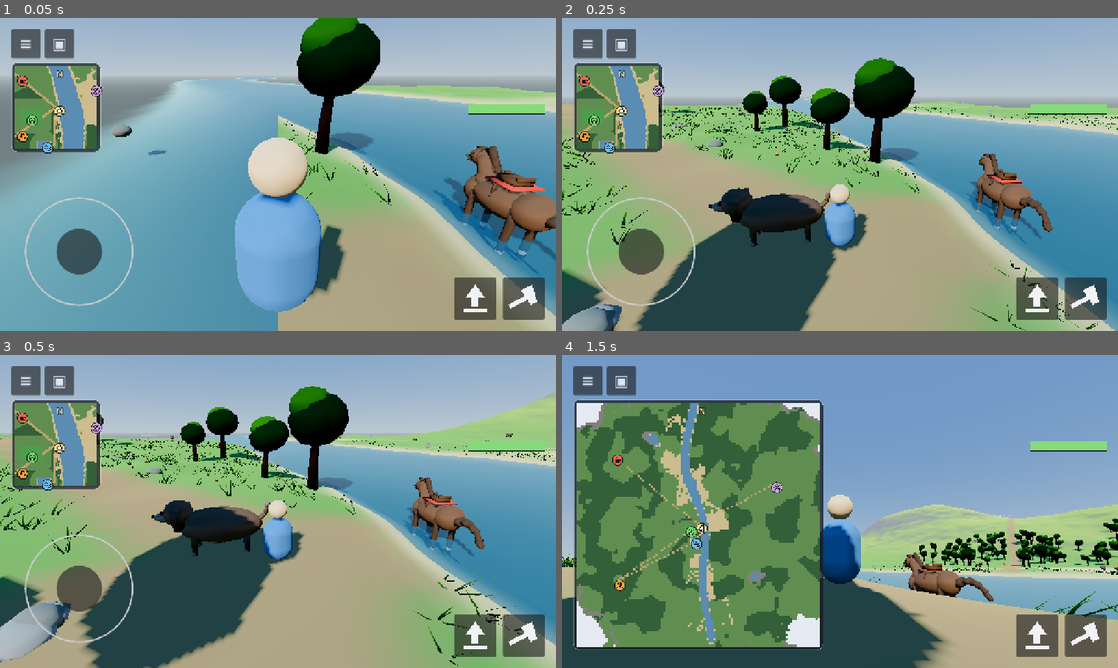
Above: before the commit, frames 1-4 (two rows, left to right).
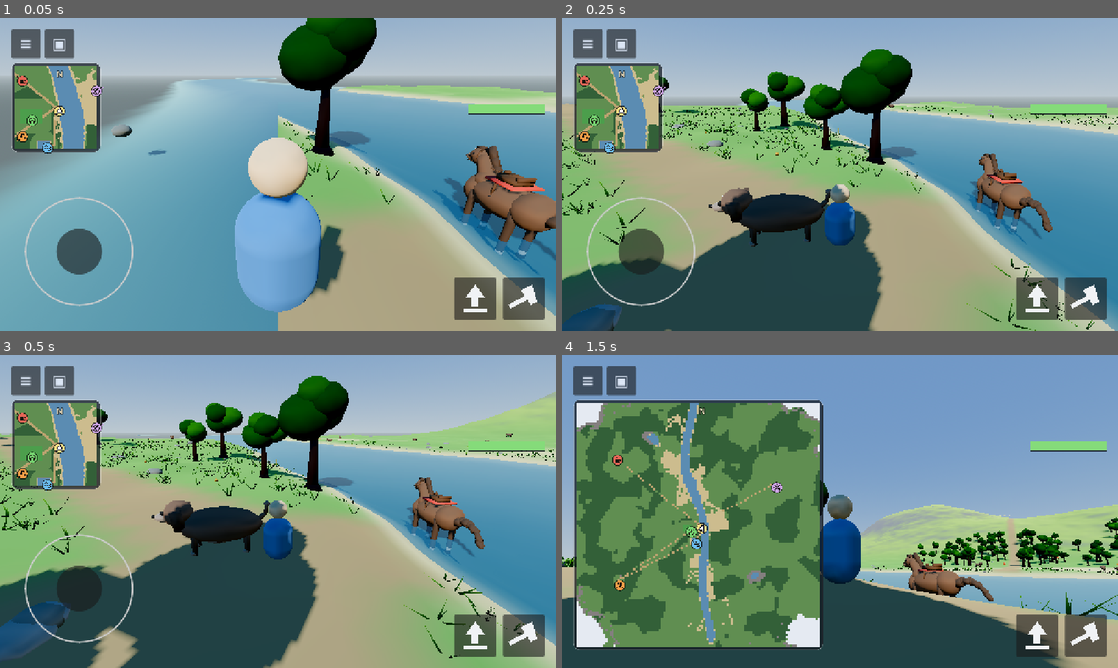
Above: after the commit, the same moments.

Repository: kabartay/aava
Game: Godot game, scene res://main.tscn
Same seed, same stepped clock (60 frames per second), same inputs: the game is played once before the commit and once after it.
Inputs (mouse positions are in pixels of both pictures, inside the frame that each line leads up to):
- Up to frame 1 (0.05 s): no input
- Up to frame 2 (0.25 s): no input
- Up to frame 3 (0.5 s): no input
- Up to frame 4 (1.5 s): tap Enter at 0.5 s; drag from (840, 511) to (895, 442) at 0.52 s; drag from (617, 445) to (812, 574) at 1.27 s

The runs differ from the first frame. In frame 1, 2.8% of the frame differs, in the area x 50-71%, y 0-60%; in frame 2, 12%; in frame 3, 16%, in the area x 0-100%, y 6-100%; in frame 4, 6.7%.

Commit message:
Steady the trees, build them properly, and let the snow lie where it would
The trees swayed some thirty degrees. The bend was
`pow(metres_above_the_root, stiffness)`, so a six-metre crown swung a metre
and a half either way — grass and trees share one shader, and that formula
could only ever be right for one of them. The bend is a fraction of the
plant's own height now: a quarter of a metre at the crown of a six-metre
tree, about two degrees, with the stiffness high enough that the trunk
itself is still. Grass still whips through two fifths of its own height,
because a meadow that does not move is a carpet. Two stale calls left over
from the old tuning were overriding the new stiffness on both materials —
found by the check, which reads the parameters back rather than trusting the
code that sets them.

The trees are trees now rather than shapes. A conifer is a trunk that tapers
the whole way up with a flare where it meets the ground, four skirts of
branches that shorten and pale towards the top, each turned so the edges do
not line up, and the thin leader a spruce ends in; two stacked cones read as
a tree at two hundred metres and as a paper hat at five. A broadleaf forks
into two limbs and carries a crown of four overlapping masses, off-centre
and unequal, rather than one ball on a stick.

And the snow. Its steepness term was measured against a scale steepness
never reaches — `steepness_at` returns 0 to 1 and the band was 0.98 to 1.34
— so it was effectively one everywhere, snow lay on vertical rock, and the
peaks read as cake. Snow now holds on anything gentle above the treeline and
slides off anything steep, glacier ice gathers lower and only where it is
gentler still, and the contrast between white shoulders and dark crags is
what makes the range read as mountains.

Diff:
--- a/src/dev/ci_check.gd
+++ b/src/dev/ci_check.gd
@@ -64,6 +64,8 @@
 	_check_a_dog_asks_for_a_stick()
 	_check_water_sounds_and_looks_like_water()
 	_check_every_wet_place_shows_water()
+	_check_the_wind_moves_only_the_crown()
+	_check_snow_lies_where_snow_lies()
 	_check_the_shop_adds_up()
 	_check_nodes_are_usable_immediately()
 	_check_energy_never_strands()
@@ -1333,6 +1335,72 @@
 	var pond := Vector3(Lakes.PONDS[0], 0.0, Lakes.PONDS[1])
 	_expect(field.height_at(pond.x, pond.z) < HeightField.WATER_LEVEL - 1.0, "and the pond is still a pond")
 
+## A tree bends at the crown, not at the trunk, and not by much.
+##
+## The bend was `pow(metres_above_the_root, stiffness)`, which for a
+## six-metre tree came to a metre and a half of swing — some thirty degrees,
+## reported from the phone as trees waving like grass. It is a fraction of
+## the plant's own height now, so the same shader can hold a tree still and
+## whip a blade of grass.
+func _check_the_wind_moves_only_the_crown() -> void:
+	print("the wind moves only the crown")
+	var forest := Vegetation.new(HeightField.new(20260903), 20260903)
+	get_root().add_child(forest)
+	for named: String in ["sway_amplitude", "plant_height", "stiffness", "sway_speed"]:
+		_expect(
+			forest._tree_material.get_shader_parameter(named) != null
+			and forest._grass_material.get_shader_parameter(named) != null,
+			"both trees and grass are told their %s" % named
+		)
+	var tree_amplitude := float(forest._tree_material.get_shader_parameter("sway_amplitude"))
+	var tree_height := float(forest._tree_material.get_shader_parameter("plant_height"))
+	var stiffness := float(forest._tree_material.get_shader_parameter("stiffness"))
+	var lean := rad_to_deg(atan2(tree_amplitude, tree_height))
+	_expect(lean < 5.0, "a tree's crown leans %.1f degrees at most, not thirty" % lean)
+	_expect(stiffness > 2.0, "and the bend is confined to the thin end (stiffness %.1f)" % stiffness)
+	# Half way up the tree, the same formula must give far less than at the top.
+	var half := pow(0.5, stiffness) * tree_amplitude
+	_expect(half < tree_amplitude * 0.25, "half way up it moves %.0f%% as far" % (half / tree_amplitude * 100.0))
+	# Grass, by contrast, moves a real fraction of its own height.
+	var grass_amplitude := float(forest._grass_material.get_shader_parameter("sway_amplitude"))
+	var grass_height := float(forest._grass_material.get_shader_parameter("plant_height"))
+	_expect(grass_amplitude / grass_height > 0.2, "grass still whips (%.0f%% of its height)" % (grass_amplitude / grass_height * 100.0))
+	_expect(tree_amplitude / tree_height < grass_amplitude / grass_height * 0.3, "and moves far more, for its size, than a tree")
+	forest.queue_free()
+
+## Snow lies on gentle ground high up and slides off cliffs. The steepness
+## term used to be measured against a scale steepness never reaches, so it
+## was one everywhere and the mountains were white to their vertical walls.
+func _check_snow_lies_where_snow_lies() -> void:
+	print("snow lies where snow lies")
+	var field := HeightField.new(20260903)
+	var high := HeightField.TREELINE + 30.0
+	var gentle := _snow_in(field, high, 0.1)
+	var cliff := _snow_in(field, high, 0.9)
+	var valley := _snow_in(field, 20.0, 0.1)
+	# High and gentle is white — snow, and above it the blue of glacier ice,
+	# which is a shade darker than snow and still nothing like rock.
+	_expect(gentle > 0.7, "a high shoulder is white with snow and ice (%.2f)" % gentle)
+	_expect(_snow_in(field, HeightField.TREELINE + 8.0, 0.1) > 0.85, "just above the treeline it is snow, before the ice starts")
+	_expect(cliff < 0.15, "a high cliff face is bare rock (%.2f)" % cliff)
+	_expect(valley < 0.02, "and the valley floor never is (%.2f)" % valley)
+	# The treeline is where snow starts, not somewhere in the middle of the
+	# forest: trees stop at TREELINE and snow must not be under them.
+	_expect(_snow_in(field, HeightField.TREELINE - 40.0, 0.1) < 0.05, "no snow lies below the treeline")
+
+## How white the ground comes out at a height and steepness, as a fraction.
+##
+## Measured as how pale its *darkest* channel is: snow and ice are pale in
+## all three, while grass and rock have a dark one apiece. Projecting onto
+## the rock-to-snow line instead reported the valley's green as an eighth
+## snow, because green is not on that line at all.
+func _snow_in(field: HeightField, height: float, steep: float) -> float:
+	var colour := TerrainChunk._tint(field, 4000.0, 4000.0, height, steep, false, false, false)
+	var palest := minf(colour.r, minf(colour.g, colour.b))
+	var rock := minf(TerrainSpec.COLOR_ROCK.r, minf(TerrainSpec.COLOR_ROCK.g, TerrainSpec.COLOR_ROCK.b))
+	var snow := minf(TerrainSpec.COLOR_SNOW.r, minf(TerrainSpec.COLOR_SNOW.g, TerrainSpec.COLOR_SNOW.b))
+	return clampf((palest - rock) / (snow - rock), 0.0, 1.0)
+
 func _check_trees_are_solid() -> void:
 	print("a tree stops you")
 	var field := HeightField.new(20260903)
--- a/src/world/plant_meshes.gd
+++ b/src/world/plant_meshes.gd
@@ -18,66 +18,129 @@
 const GRASS_BASE := Color(0.24, 0.40, 0.18)
 const GRASS_TIP := Color(0.55, 0.72, 0.32)
 
-## A conifer: straight trunk, two stacked cones. Reads clearly at any distance,
-## which is what a tree seen across a valley has to do.
-static func conifer(height := 6.0) -> ArrayMesh:
-	var tool := SurfaceTool.new()
-	tool.begin(Mesh.PRIMITIVE_TRIANGLES)
+## A conifer: a trunk that tapers the whole way up, four skirts of branches
+## that shorten towards the top, and a leader above them.
+##
+## It was two stacked cones on a stump, which reads as a tree at two hundred
+## metres and as a paper hat at five. Four tiers give the silhouette the
+## stepped edge a spruce has, and the colours run darker at the bottom, where
+## a real one is in its own shade.
+static func conifer(height := 6.0, seed_value := 0) -> ArrayMesh:
+	var tool := SurfaceTool.new()
+	tool.begin(Mesh.PRIMITIVE_TRIANGLES)
+	var rng := RandomNumberGenerator.new()
+	rng.seed = seed_value
 
 	var trunk := CylinderMesh.new()
-	trunk.top_radius = height * 0.026
-	trunk.bottom_radius = height * 0.045
-	trunk.height = height * 0.42
+	trunk.top_radius = height * 0.012
+	trunk.bottom_radius = height * 0.05
+	trunk.height = height * 0.92
 	trunk.radial_segments = 6
 	trunk.rings = 1
-	_append(tool, trunk, Transform3D(Basis(), Vector3(0.0, height * 0.21, 0.0)), TRUNK_COLOR)
-
-	var lower := CylinderMesh.new()
-	lower.top_radius = 0.0
-	lower.bottom_radius = height * 0.24
-	lower.height = height * 0.46
-	lower.radial_segments = 7
-	lower.rings = 1
-	_append(tool, lower, Transform3D(Basis(), Vector3(0.0, height * 0.56, 0.0)), LEAF_DARK)
-
-	var upper := CylinderMesh.new()
-	upper.top_radius = 0.0
-	upper.bottom_radius = height * 0.16
-	upper.height = height * 0.38
-	upper.radial_segments = 7
-	upper.rings = 1
-	_append(tool, upper, Transform3D(Basis(), Vector3(0.0, height * 0.81, 0.0)), LEAF_LIGHT)
-
-	tool.generate_normals()
-	return tool.commit()
-
-## A broadleaf: shorter trunk, one rounded crown. Present so a forest is not one
-## shape repeated, which is the thing that makes procedural planting look fake.
-static func broadleaf(height := 5.0) -> ArrayMesh:
-	var tool := SurfaceTool.new()
-	tool.begin(Mesh.PRIMITIVE_TRIANGLES)
+	_append(tool, trunk, Transform3D(Basis(), Vector3(0.0, height * 0.46, 0.0)), TRUNK_COLOR)
+	# The flare where the trunk meets the ground: a tree grows out of the
+	# earth rather than being pushed into it.
+	var flare := CylinderMesh.new()
+	flare.top_radius = height * 0.05
+	flare.bottom_radius = height * 0.09
+	flare.height = height * 0.08
+	flare.radial_segments = 6
+	flare.rings = 1
+	_append(tool, flare, Transform3D(Basis(), Vector3(0.0, height * 0.04, 0.0)), TRUNK_COLOR.darkened(0.15))
+
+	# Four skirts, each narrower and shorter than the one below it, each
+	# turned a little so the edges do not line up into a ridge.
+	var tiers := 4
+	for i in tiers:
+		var t := float(i) / float(tiers - 1)
+		var skirt := CylinderMesh.new()
+		skirt.top_radius = height * lerpf(0.10, 0.02, t)
+		skirt.bottom_radius = height * lerpf(0.27, 0.10, t)
+		skirt.height = height * lerpf(0.30, 0.20, t)
+		skirt.radial_segments = 8
+		skirt.rings = 1
+		var at := height * lerpf(0.34, 0.84, t)
+		_append(
+			tool, skirt,
+			Transform3D(
+				Basis(Vector3.UP, rng.randf_range(0.0, TAU)),
+				Vector3(rng.randf_range(-0.02, 0.02) * height, at, rng.randf_range(-0.02, 0.02) * height)
+			),
+			LEAF_DARK.lerp(LEAF_LIGHT, t * 0.8)
+		)
+	# The leader: the thin spire a spruce ends in.
+	var leader := CylinderMesh.new()
+	leader.top_radius = 0.0
+	leader.bottom_radius = height * 0.06
+	leader.height = height * 0.22
+	leader.radial_segments = 6
+	leader.rings = 1
+	_append(tool, leader, Transform3D(Basis(), Vector3(0.0, height * 1.0, 0.0)), LEAF_LIGHT)
+
+	tool.generate_normals()
+	return tool.commit()
+
+## A broadleaf: a trunk that forks into two limbs, and a crown of four
+## overlapping masses of leaf rather than one ball.
+##
+## One sphere on a stick is a lollipop. What makes a broadleaf read is that
+## its crown has lumps and gaps in it and is not centred on the trunk.
+static func broadleaf(height := 5.0, seed_value := 0) -> ArrayMesh:
+	var tool := SurfaceTool.new()
+	tool.begin(Mesh.PRIMITIVE_TRIANGLES)
+	var rng := RandomNumberGenerator.new()
+	rng.seed = seed_value + 977
 
 	var trunk := CylinderMesh.new()
-	trunk.top_radius = height * 0.04
-	trunk.bottom_radius = height * 0.06
-	trunk.height = height * 0.5
+	trunk.top_radius = height * 0.035
+	trunk.bottom_radius = height * 0.07
+	trunk.height = height * 0.52
 	trunk.radial_segments = 6
 	trunk.rings = 1
-	_append(tool, trunk, Transform3D(Basis(), Vector3(0.0, height * 0.25, 0.0)), TRUNK_COLOR)
-
-	var crown := SphereMesh.new()
-	crown.radius = height * 0.30
-	crown.height = height * 0.52
-	crown.radial_segments = 9
-	crown.rings = 5
-	_append(tool, crown, Transform3D(Basis(), Vector3(0.0, height * 0.72, 0.0)), LEAF_DARK)
-
-	var highlight := SphereMesh.new()
-	highlight.radius = height * 0.22
-	highlight.height = height * 0.34
-	highlight.radial_segments = 8
-	highlight.rings = 4
-	_append(tool, highlight, Transform3D(Basis(), Vector3(height * 0.08, height * 0.86, -height * 0.06)), LEAF_LIGHT)
+	_append(tool, trunk, Transform3D(Basis(), Vector3(0.0, height * 0.26, 0.0)), TRUNK_COLOR)
+	var flare := CylinderMesh.new()
+	flare.top_radius = height * 0.07
+	flare.bottom_radius = height * 0.12
+	flare.height = height * 0.08
+	flare.radial_segments = 6
+	flare.rings = 1
+	_append(tool, flare, Transform3D(Basis(), Vector3(0.0, height * 0.04, 0.0)), TRUNK_COLOR.darkened(0.15))
+
+	# Two limbs out of the fork, leaning opposite ways into the crown.
+	for side in PackedFloat32Array([-1.0, 1.0]):
+		var limb := CylinderMesh.new()
+		limb.top_radius = height * 0.018
+		limb.bottom_radius = height * 0.035
+		limb.height = height * 0.34
+		limb.radial_segments = 5
+		limb.rings = 1
+		var lean := deg_to_rad(side * rng.randf_range(20.0, 32.0))
+		_append(
+			tool, limb,
+			Transform3D(Basis(Vector3.FORWARD, lean), Vector3(side * height * 0.06, height * 0.66, 0.0)),
+			TRUNK_COLOR
+		)
+
+	# The crown: four masses, the biggest low and off to one side.
+	var lumps := 4
+	for i in lumps:
+		var mass := SphereMesh.new()
+		var size := height * lerpf(0.27, 0.17, float(i) / float(lumps - 1))
+		mass.radius = size
+		mass.height = size * 1.7
+		mass.radial_segments = 9
+		mass.rings = 5
+		var angle := TAU * float(i) / float(lumps) + rng.randf_range(-0.4, 0.4)
+		var out := height * rng.randf_range(0.08, 0.17)
+		_append(
+			tool, mass,
+			Transform3D(Basis(), Vector3(
+				cos(angle) * out,
+				height * lerpf(0.74, 0.94, float(i) / float(lumps - 1)),
+				sin(angle) * out
+			)),
+			LEAF_DARK.lerp(LEAF_LIGHT, rng.randf_range(0.1, 0.9))
+		)
 
 	tool.generate_normals()
 	return tool.commit()
--- a/src/world/terrain_chunk.gd
+++ b/src/world/terrain_chunk.gd
@@ -303,7 +303,17 @@
 	# The steepness term is what keeps it honest: snow lies on shoulders and
 	# ridges, not on a cliff face, and a mountain white to its vertical walls
 	# looks like a cake rather than a mountain.
-	var snow := smoothstep(HeightField.TREELINE - 22.0, HeightField.TREELINE + 6.0, height) * (1.0 - smoothstep(0.98, 1.34, steep))
+	# Steepness is measured 0 to 1 (see HeightField.steepness_at), and the old
+	# band of 0.98 to 1.34 was almost entirely off that scale: the term was
+	# one nearly everywhere, so snow lay on vertical rock as readily as on a
+	# shoulder and the peaks read as white cake. On a real mountain snow
+	# holds on anything gentle and slides off anything steep, and that
+	# contrast between white shoulders and dark crags is most of what a
+	# mountain looks like.
+	var snow := (
+		smoothstep(HeightField.TREELINE - 30.0, HeightField.TREELINE + 2.0, height)
+		* (1.0 - smoothstep(0.42, 0.78, steep))
+	)
 	color = color.lerp(TerrainSpec.COLOR_SNOW, clampf(snow, 0.0, 1.0))
 
 	# Glaciers: ice gathers where it can lie, so this wants height *and*
@@ -311,8 +321,8 @@
 	# Painted over the snow rather than instead of it, so a summit reads as
 	# white with blue ice in its hollows and shoulders.
 	var ice := (
-		smoothstep(HeightField.TREELINE + 14.0, HeightField.TREELINE + 60.0, height)
-		* (1.0 - smoothstep(0.30, 0.64, steep))
+		smoothstep(HeightField.TREELINE + 6.0, HeightField.TREELINE + 40.0, height)
+		* (1.0 - smoothstep(0.16, 0.38, steep))
 	)
 	color = color.lerp(TerrainSpec.COLOR_ICE, clampf(ice, 0.0, 1.0))
 
--- a/src/world/vegetation.gd
+++ b/src/world/vegetation.gd
@@ -32,7 +32,17 @@
 shader_type spatial;
 render_mode world_vertex_coords, cull_disabled, diffuse_lambert, specular_disabled;
 
-uniform float sway_strength = 0.22;
+// How far the top of the plant moves, in metres, and how tall the plant is:
+// the bend is a fraction of its own height rather than of how many metres
+// above its root a vertex happens to be.
+//
+// It used to be pow(height_above_root, stiffness) * strength, which for a
+// six-metre tree raised six to the power of 1.6 and multiplied: the crown
+// swung a metre and a half either way, some thirty degrees, and a wooden
+// trunk does not do that. Grass and trees share one shader, and only one of
+// them could be tuned right by that formula.
+uniform float sway_amplitude = 0.2;
+uniform float plant_height = 6.4;
 uniform float sway_speed = 1.3;
 uniform float stiffness = 1.6;
 uniform float gust_scale = 0.012;
@@ -50,8 +60,11 @@
 	float gust = sin((origin.x + origin.z) * gust_scale + TIME * 0.27) * 0.5 + 0.75;
 	float t = TIME * sway_speed + phase;
 
-	// Bending grows with height above the root, so the base stays planted.
-	float bend = pow(local_height, stiffness) * sway_strength * gust;
+	// Bending grows towards the top of the plant, so the trunk stays put and
+	// only the crown moves — the higher the stiffness the more the movement
+	// is confined to the thin end.
+	float along = clamp(local_height / max(plant_height, 0.001), 0.0, 1.0);
+	float bend = pow(along, stiffness) * sway_amplitude * gust;
 	VERTEX.x += sin(t) * bend;
 	VERTEX.z += cos(t * 0.81) * bend * 0.7;
 }
@@ -105,15 +118,21 @@
 
 	_tree_material = ShaderMaterial.new()
 	_tree_material.shader = shader
-	_tree_material.set_shader_parameter("sway_strength", 0.055)
+	# A quarter of a metre at the crown of a six-metre tree: about two degrees,
+	# which is a tree in a breeze. Stiff, so the trunk itself is still.
+	_tree_material.set_shader_parameter("sway_amplitude", 0.26)
+	_tree_material.set_shader_parameter("plant_height", 6.4)
+	_tree_material.set_shader_parameter("stiffness", 2.6)
 	_tree_material.set_shader_parameter("sway_speed", 0.9)
-	_tree_material.set_shader_parameter("stiffness", 1.9)
 
 	_grass_material = ShaderMaterial.new()
 	_grass_material.shader = shader
-	_grass_material.set_shader_parameter("sway_strength", 1.9)
+	# Grass is all thin end: its tips move a good part of their own height,
+	# which is what makes a meadow read as moving at all.
+	_grass_material.set_shader_parameter("sway_amplitude", 0.12)
+	_grass_material.set_shader_parameter("plant_height", 0.3)
+	_grass_material.set_shader_parameter("stiffness", 1.3)
 	_grass_material.set_shader_parameter("sway_speed", 2.1)
-	_grass_material.set_shader_parameter("stiffness", 1.25)
 
 func follow(world_position: Vector3) -> void:
 	var tile := Vector2i(
